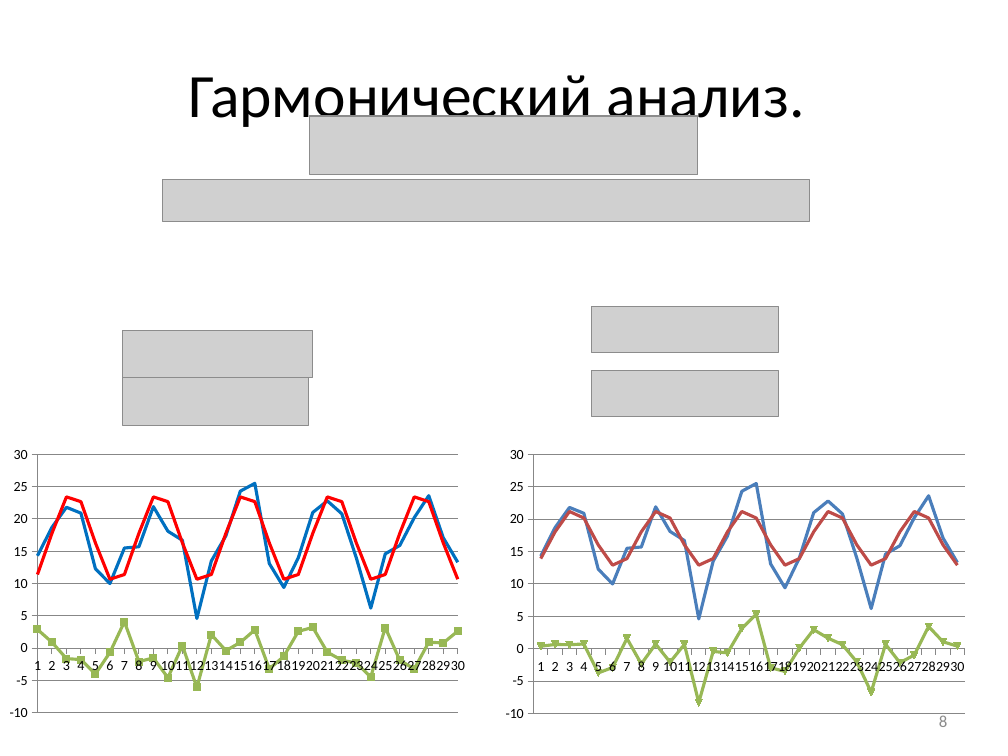
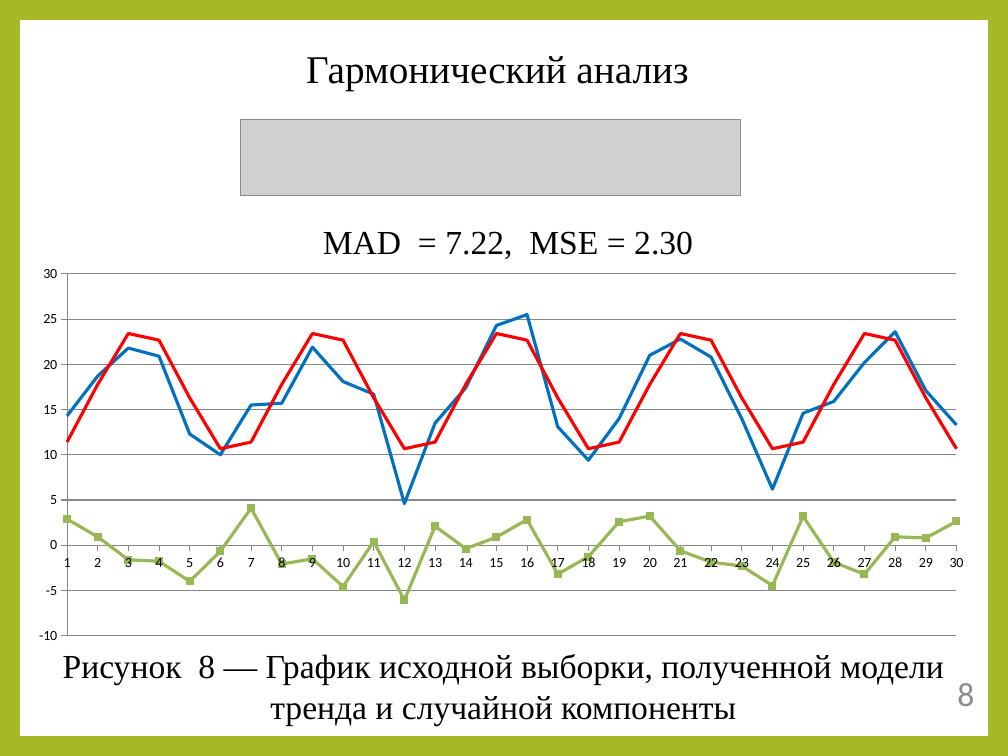
Before and after one commit to Ivan456/diplom, a slide deck: slide 8 of Ivan Vodich.pptx. Drawn at 1008x756 pixels with LibreOffice and Linux fonts; fonts in the diff are those of the drawing; grey boxes stand for pictures. Boxes give left, top, right and bottom in pixels: in the first picture for what was removed or moved away, otherwise in the second. Text is boxed around its words. In the diff, an @@ line names an element or a change of style, - is before the commit and + after.

```diff
--- a/Ivan Vodich.pptx
+++ b/Ivan Vodich.pptx
@@ background #FFFFFF to #A6B727 @@
@@ rectangle added at box(20, 20, 988, 736), fill #FFFFFF @@
@@ text at box(306, 56, 688, 91): text changed; size 44 to 28 pt; font Calibri to Times New Roman @@
-Гармонический анализ.
+Гармонический анализ
@@ picture: place and size @@
-picture at box(310, 116, 699, 174)
+picture at box(241, 120, 741, 196)
@@ picture removed at box(162, 179, 809, 222) @@
@@ text added at box(323, 231, 693, 259), 24 pt, text #000000 @@
+MAD = 7.22, MSE = 2.30
@@ line chart at box(20, 258, 983, 651) @@
@@ category axis changed @@
@@ value axis changed @@
@@ line chart: place and size @@
-line chart at box(0, 440, 475, 726)
+line chart at box(20, 258, 983, 651)
@@ picture removed at box(592, 306, 778, 353) @@
@@ picture removed at box(123, 331, 313, 378) @@
@@ picture removed at box(123, 378, 308, 425) @@
@@ picture removed at box(592, 370, 778, 416) @@
@@ line chart removed at box(496, 440, 974, 727) @@
-categories: 1, 2, 3, 4, 5, 6, 7, 8, 9, 10, 11, 12, 13, 14, 15, 16, 17, 18, 19, 20, 21, 22, 23, 24, 25, 26, 27, 28, 29, 30
-Series 1: 14, 19, 22, 21, 12, 10, 16, 16, 22, 18, 17, 5, 14, 17, 24, 26, 13, 9, 14, 21, 23, 21, 14, 6, 15, 16, 20, 24, 17, 13
-Series 2: 14, 18, 21, 20, 16, 13, 14, 18, 21, 20, 16, 13, 14, 18, 21, 20, 16, 13, 14, 18, 21, 20, 16, 13, 14, 18, 21, 20, 16, 13
-Series 3: 0, 1, 1, 1, -4, -3, 2, -2, 1, -2, 1, -8, 0, -1, 3, 5, -3, -4, 0, 3, 2, 1, -2, -7, 1, -2, -1, 3, 1, 0
@@ text added at box(63, 654, 944, 725), 24 pt, text #000000 @@
+Рисунок 8 ― График исходной выборки, полученной модели тренда и случайной компоненты
@@ text "8": place and size @@
-text "8" at box(939, 715, 947, 727)
+text "8" at box(957, 683, 974, 706)
@@ text "8" at box(957, 683, 974, 706): size 12 to 24 pt @@
```
Also in this commit, not shown: 5 other slides changed, 5 slides added, 5 slides removed, 3 other files.
